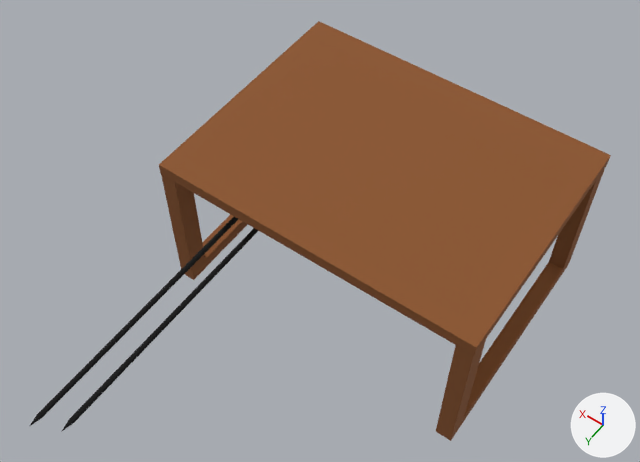
The Blender file private/blender/welding1.blend, before and after one commit.
Before and after are seen from a 50 mm camera at (-2.17, 3.87, 6.14) aimed at (0.17, 0.59, 0.99). The lights are fixed; the arrows at lower right show +X, +Y and +Z.

Objects in the first picture: 'Cylindre.001', 'Cylindre.002', 'table_foot2', 'table_foot3', 'table_foot4', 'table_foot5', 'table_foot6', 'table_main'.
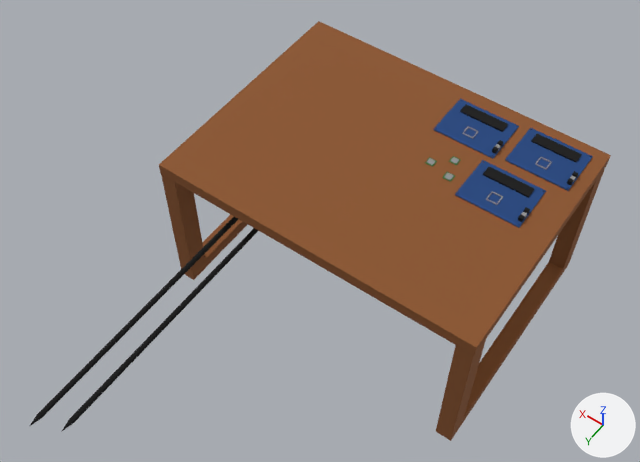
Pixel boxes [x1, y1, x2, y2] of what changed, in the pictures (640 x 462 px):
'board_main', added (blue): after [455, 160, 546, 228]
'board_main.001', added (blue): after [505, 128, 593, 191]
'board_main.002', added (blue): after [433, 99, 519, 159]
'board_battery.003', added (black): after [483, 167, 534, 198]
'board_battery.001', added (black): after [531, 134, 582, 162]
'board_battery.002', added (black): after [460, 104, 508, 132]
'board_cpu', added: after [486, 191, 503, 205]
'board_cpu.001', added: after [535, 157, 552, 170]
'board_cpu.002', added: after [462, 126, 478, 139]
'cpu_chip.001', added: after [444, 173, 454, 180]

The change in detail:
Material 'chip.002' (mat_chip_002) is new.
Its base color is (0.281, 0.281, 0.281) (grey #909090).
Its roughness is 0.9.
Material 'blue.001' (mat_blue_001) is new.
Its base color is (0.0108, 0.0578, 0.214) (blue #1b447f).
Its roughness is 0.9.
Material 'chip.001' (mat_chip_001) is new.
Its base color is (0.281, 0.281, 0.281) (grey #909090).
Its roughness is 0.9.
Material 'black.001' (mat_black_001) is new.
Its base color is (0.0, 0.0, 0.0) (black #000000).
Its roughness is 0.9.
Mesh me_cube_033 is new.
It has 40 vertices, 22 faces and spans x -1.0..1.0, y -1.0..1.0, z -1.0..1.0.
It uses material mat_chip_002 (grey #909090).
Mesh me_cube_029 is new.
It has 491 vertices, 254 faces and spans x -1.0..1.0, y -1.0..1.0, z -1.0..1.0.
It uses material mat_blue_001 (blue #1b447f).
Mesh me_cube_028 is new.
It has 72 vertices, 40 faces and spans x -1.0..1.0, y -1.0..1.0, z -1.0..1.0.
It uses material mat_chip_001 (grey #909090).
Mesh me_cube_027 is new.
It is a box spanning x -1.0..1.0, y -1.0..1.0, z -1.0..1.0.
It uses material mat_black_001 (black #000000).
Mesh me_cube_021 is new.
It is a box spanning x -1.0..1.0, y -1.0..1.0, z -1.0..1.0.
It uses material mat_black_001 (black #000000).
Mesh me_cube_016 is new.
It is a box spanning x -1.0..1.0, y -1.0..1.0, z -1.0..1.0.
It uses material mat_black_001 (black #000000).
Object 'cpu_chip.001' (ob_cpu_chip_001) is new; it shows me_cube_033.
Its location is (-0.459, -0.124, 1.35).
Its scale is (0.0266, 0.0266, 0.00188).
Object 'board_main' (ob_board_main) is new; it shows me_cube_029.
Its location is (-0.836, -0.202, 1.351).
Its scale is (0.255, 0.202, -0.00461).
Object 'board_cpu' (ob_board_cpu) is new; it shows me_cube_028.
Its location is (-0.827, -0.127, 1.359).
Its scale is (0.0453, 0.0444, 0.00391).
Object 'board_battery.003' (ob_board_battery_003) is new; it shows me_cube_027.
Its location is (-0.836, -0.318, 1.362).
Its scale is (0.184, 0.0444, 0.00669).
Object 'board_main.002' (ob_board_main_002) is new; it shows a copy of me_cube_029.
Its location is (-0.379, -0.665, 1.351).
Its scale is (0.255, 0.202, -0.0046).
Object 'board_cpu.002' (ob_board_cpu_002) is new; it shows a copy of me_cube_028.
Its location is (-0.371, -0.59, 1.36).
Its scale is (0.0452, 0.0443, 0.00391).
Object 'board_battery.002' (ob_board_battery_002) is new; it shows me_cube_021.
Its location is (-0.379, -0.781, 1.362).
Its scale is (0.183, 0.0443, 0.00668).
Object 'board_main.001' (ob_board_main_001) is new; it shows a copy of me_cube_029.
Its location is (-0.965, -0.702, 1.351).
Its scale is (0.253, 0.201, -0.00458).
Object 'board_cpu.001' (ob_board_cpu_001) is new; it shows a copy of me_cube_028.
Its location is (-0.956, -0.628, 1.359).
Its scale is (0.045, 0.0441, 0.00389).
Object 'board_battery.001' (ob_board_battery_001) is new; it shows me_cube_016.
Its location is (-0.965, -0.817, 1.362).
Its scale is (0.182, 0.0441, 0.00665).
